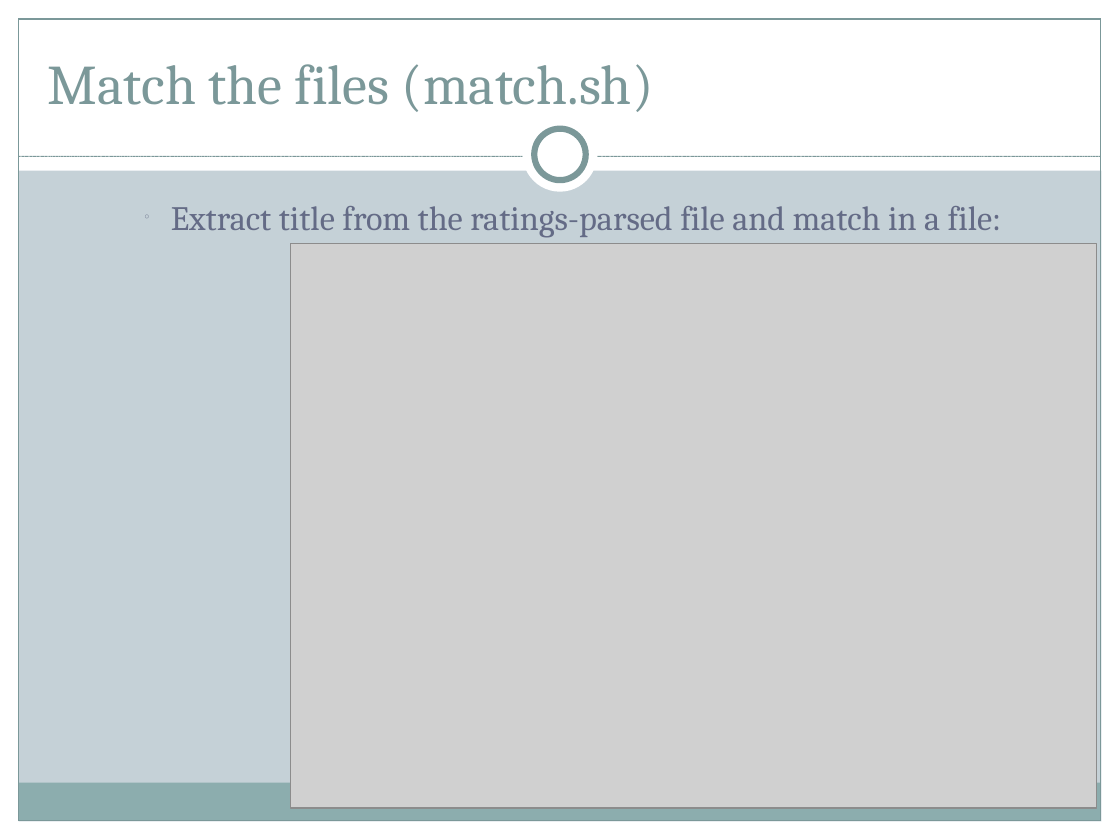
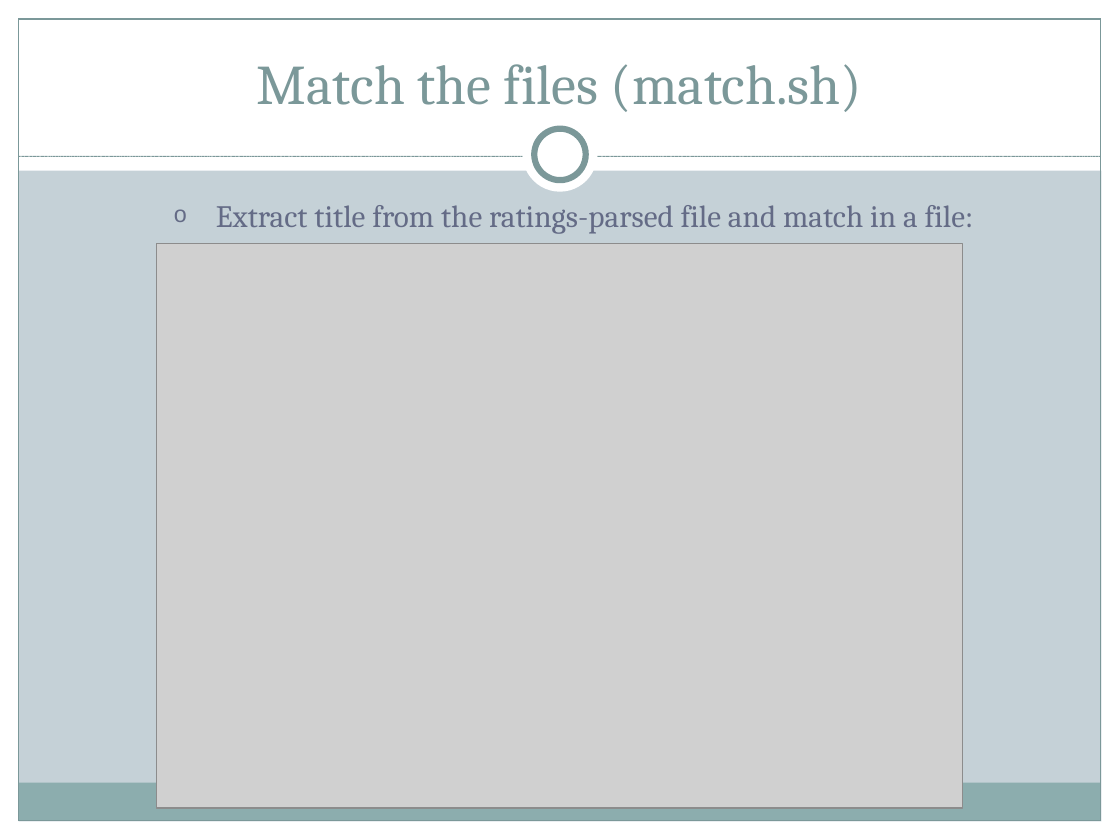
Before and after one commit to peiyunli/isepldc2014, a slide deck: slide 18 of projects/film/presentations/presentation-finale-13-06-14.pptx (slide 14 before the commit). Drawn at 1120x840 pixels with LibreOffice and Linux fonts; fonts in the diff are those of the drawing; grey boxes stand for pictures. Boxes give left, top, right and bottom in pixels: in the first picture for what was removed or moved away, otherwise in the second. Text is boxed around its words. In the diff, an @@ line names an element or a change of style, - is before the commit and + after.

```diff
--- a/projects/film/presentations/presentation-finale-13-06-14.pptx
+++ b/projects/film/presentations/presentation-finale-13-06-14.pptx
@@ text "Match the files (match.sh)" at [257,64,862,112]: alignment left to centre @@
@@ text "Extract title from the ratings-parsed ..." at [216,205,974,234]: size 22 to 20 pt; bullet ○ to o @@
@@ picture: place and size @@
-picture at [290,244,1096,809]
+picture at [157,244,963,809]
```
Also in this commit, not shown: 23 other slides changed, 4 slides added, 12 other files.
